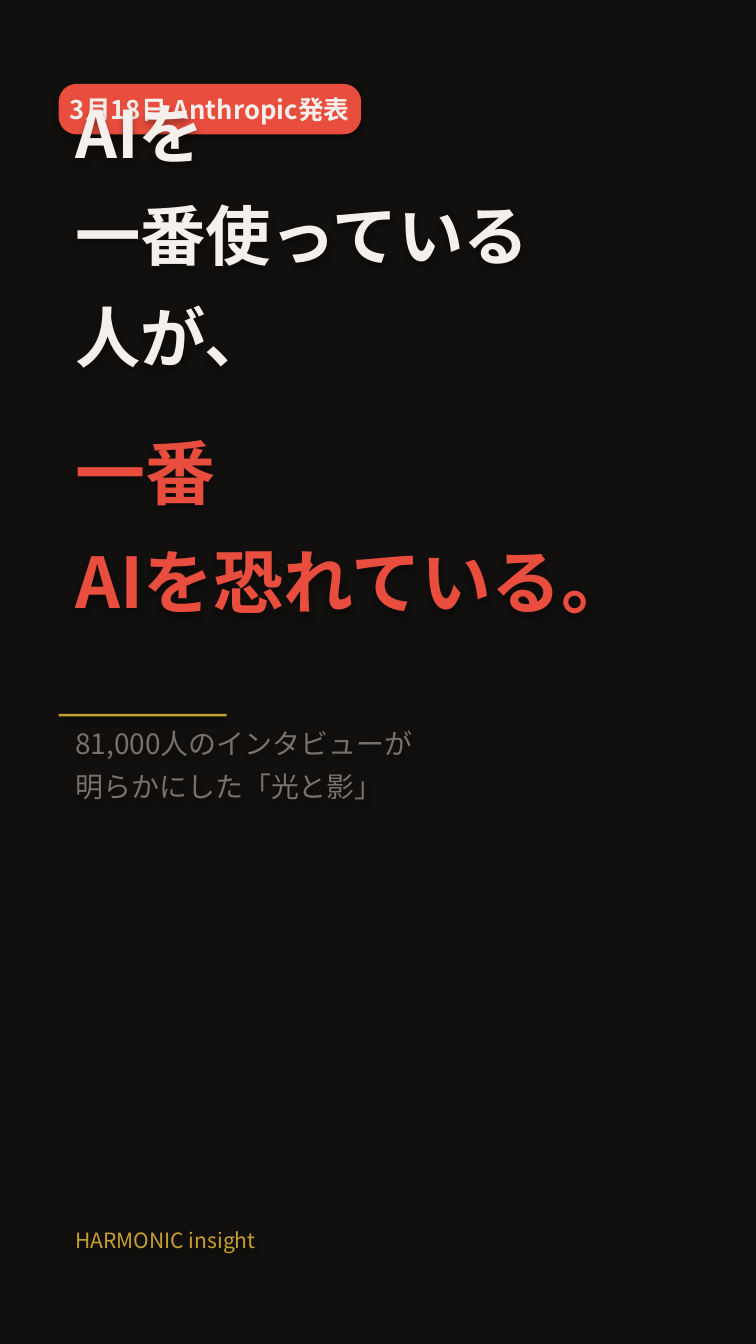
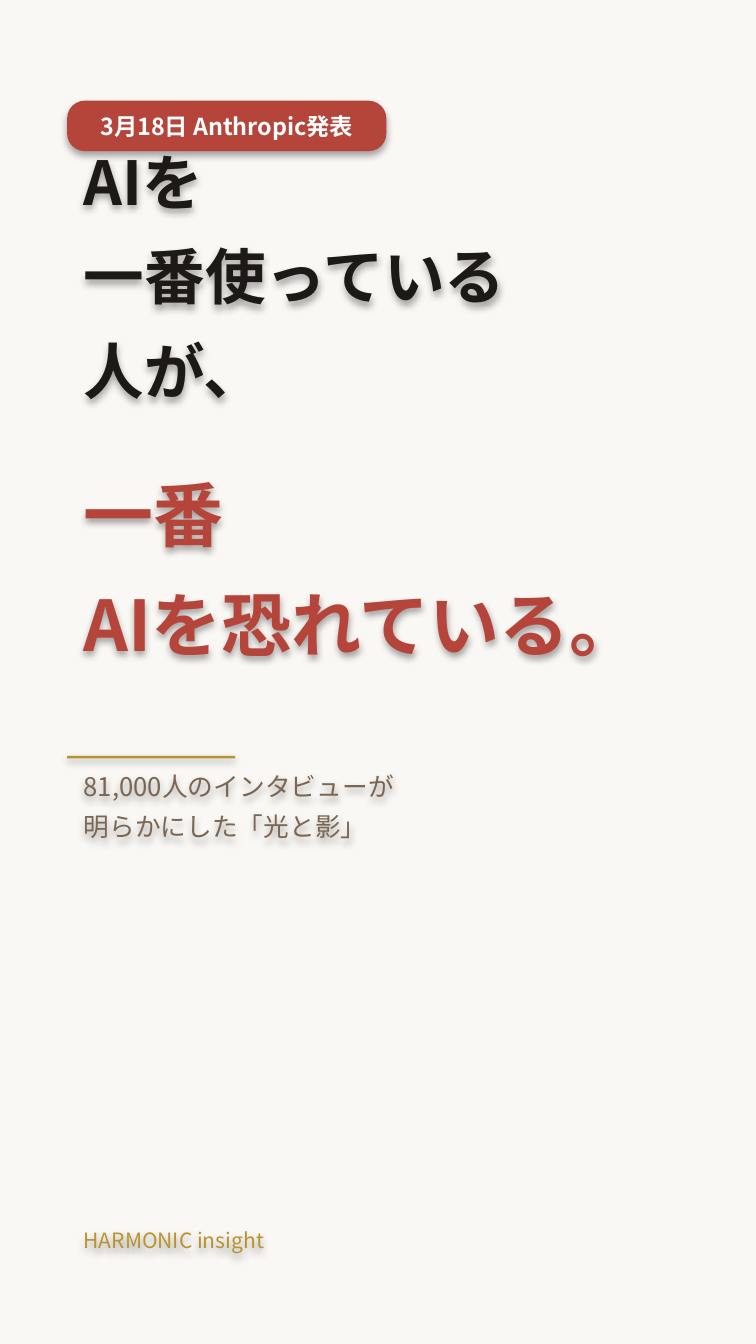
Before and after one commit to HarmonicInsight/harmonic-marketing, a slide deck: slide 1 of content/youtube/shorts/SHORT_NEWS_03_anthropic_light_shade.pptx. Drawn at 756x1344 pixels with LibreOffice and Linux fonts; fonts in the diff are those of the drawing. Boxes give left, top, right and bottom in pixels: in the first picture for what was removed or moved away, otherwise in the second. Text is boxed around its words. In the diff, an @@ line names an element or a change of style, - is before the commit and + after.

```diff
--- a/content/youtube/shorts/SHORT_NEWS_03_anthropic_light_shade.pptx
+++ b/content/youtube/shorts/SHORT_NEWS_03_anthropic_light_shade.pptx
@@ background #12100E to #FAF8F5 @@
@@ rounded rectangle "3月18日 Anthropic発表": place and size @@
-rounded rectangle "3月18日 Anthropic発表" at (59,84,361,134)
+rounded rectangle "3月18日 Anthropic発表" at (67,101,386,151)
@@ rounded rectangle "3月18日 Anthropic発表" at (67,101,386,151): size 11 to 10 pt, text colour #F5F0EB to #FFFFFF; fill #E84D3D to #B5453A @@
@@ text "AIを": place and size @@
-text "AIを" at (75,204,529,368)
+text "AIを" at (84,247,506,403)
@@ text "AIを" at (84,247,506,403): size 28 to 26 pt, text colour #F5F0EB to #1C1917 @@
@@ text "一番": place and size @@
-text "一番" at (75,440,631,614)
+text "一番" at (84,482,640,661)
@@ text "一番" at (84,482,640,661): text colour #E84D3D to #B5453A @@
@@ text "81,000人のインタビューが": place and size @@
-text "81,000人のインタビューが" at (75,730,412,800)
+text "81,000人のインタビューが" at (84,774,394,838)
@@ text "81,000人のインタビューが" at (84,774,394,838): size 12 to 11 pt, text colour #78716C to #7A6652 @@
@@ rectangle: place and size @@
-rectangle at (59,714,227,716)
+rectangle at (67,756,235,758)
@@ rectangle at (67,756,235,758): fill #C9A02D to #B8942F @@
@@ text "HARMONIC insight": place and size @@
-text "HARMONIC insight" at (75,1231,256,1253)
+text "HARMONIC insight" at (84,1231,264,1253)
@@ text "HARMONIC insight" at (84,1231,264,1253): text colour #C9A02D to #B8942F @@
```
Also in this commit, not shown: 4 other slides changed, 3 other files.
